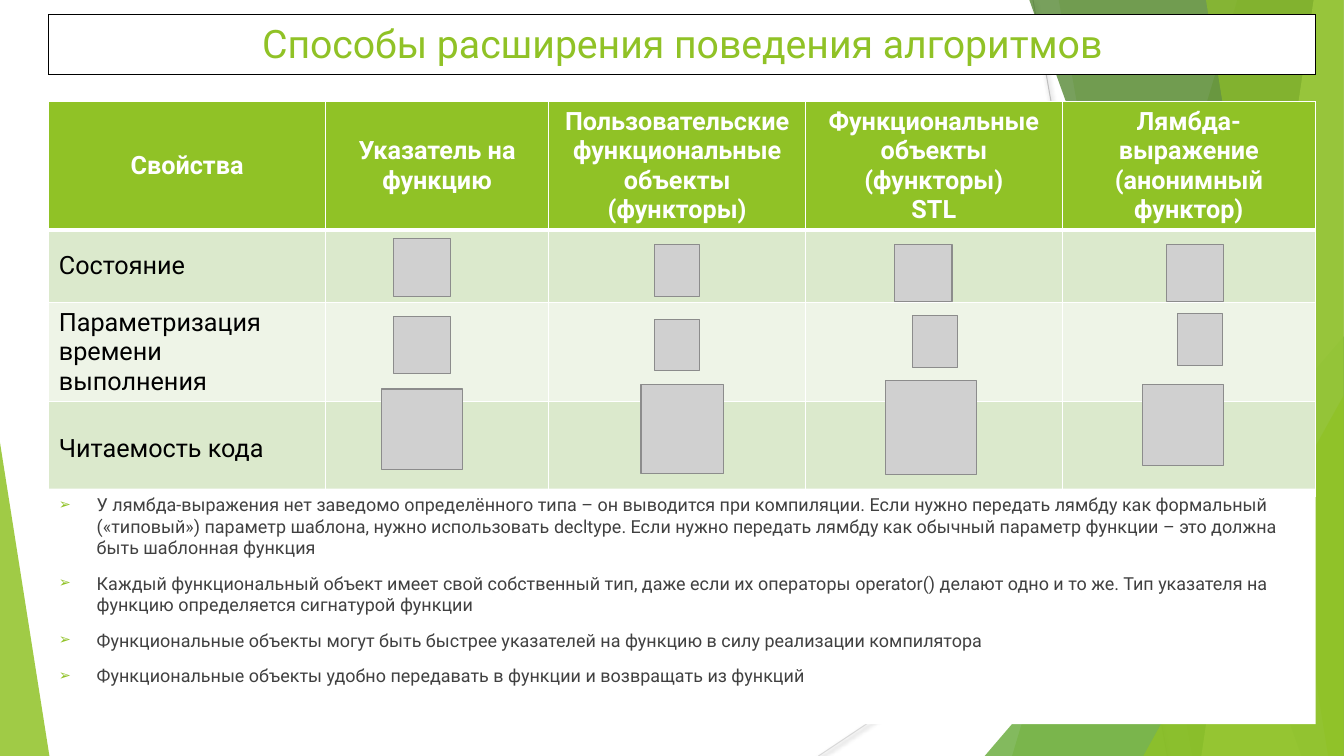
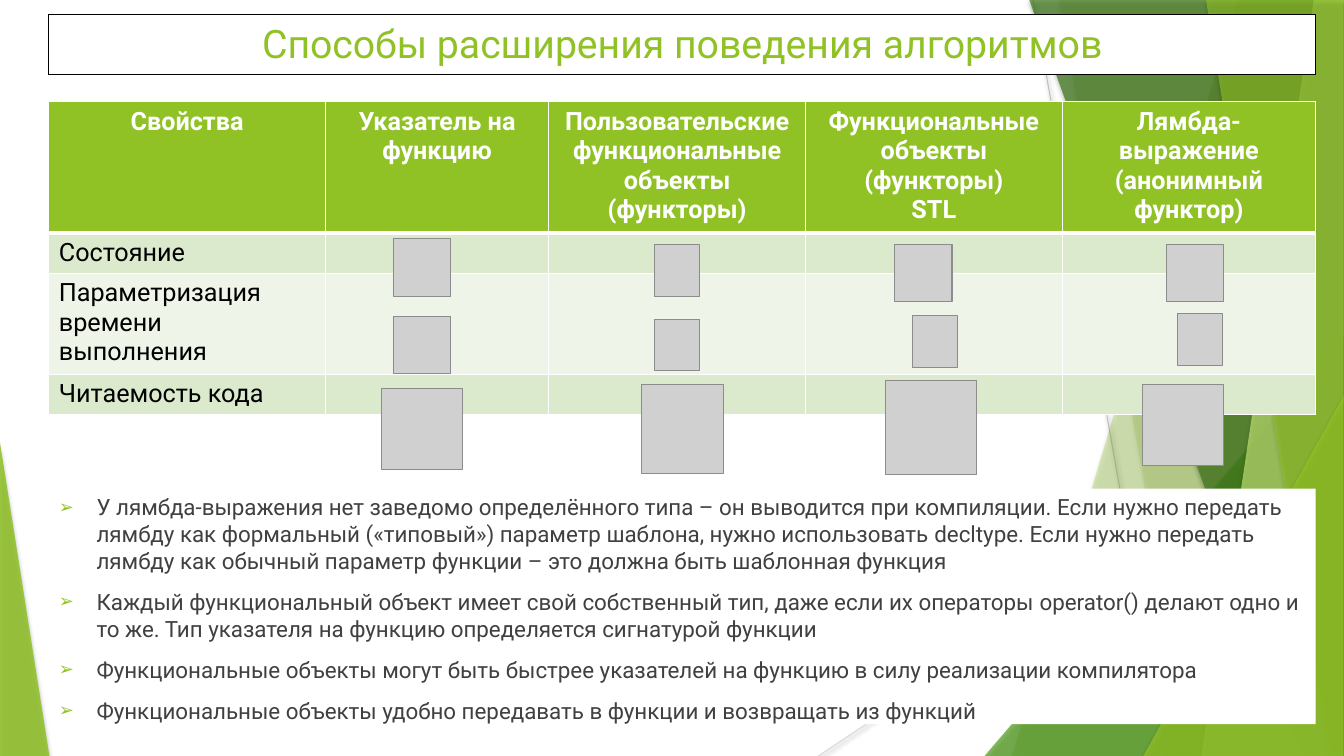
Before and after one commit to WhiteCatStudies/lectures, a slide deck: slide 8 of pt2/lectures/lecture6/lecture6.pptx. Drawn at 1344x756 pixels with LibreOffice and Linux fonts; fonts in the diff are those of the drawing; grey boxes stand for pictures. Boxes give left, top, right and bottom in pixels: in the first picture for what was removed or moved away, otherwise in the second. Text is boxed around its words. In the diff, an @@ line names an element or a change of style, - is before the commit and + after.

```diff
--- a/pt2/lectures/lecture6/lecture6.pptx
+++ b/pt2/lectures/lecture6/lecture6.pptx
@@ line (1033, 0) - (1168, 756): stroke #BFBFBF 0.75 pt to #BFBFBF 0.74 pt @@
@@ freeform shape at box(1059, 0, 1344, 756): shadow on; outline redrawn @@
@@ table at box(48, 102, 1316, 414) @@
@@ fill #DBE9CD to #DBE9CC in 10 cells @@
@@ fill #EEF4E8 to #EEF4E7 in row 3 @@
@@ borders changed @@
@@ line (1344, 406) - (819, 756): stroke #D9D9D9 0.75 pt to #D9D9D9 0.74 pt @@
@@ shadow on in 7 elements at box(1012, 0, 1344, 756), box(985, 336, 1344, 756), box(1029, 0, 1344, 756), box(1202, 0, 1344, 756), box(1206, 0, 1344, 756), box(1143, 396, 1344, 756), box(0, 443, 49, 756) @@
@@ text "У лямбда-выражения нет заведомо определённого ...": place and size @@
-text "У лямбда-выражения нет заведомо определённого ..." at box(48, 489, 1316, 725)
+text "У лямбда-выражения нет заведомо определённого ..." at box(97, 498, 1299, 724)
@@ text "У лямбда-выражения нет заведомо определённого ..." at box(97, 498, 1299, 724): size 12.8 to 16 pt; indent changed @@
```
Also in this commit, not shown: 18 other slides changed, 2 other files.
